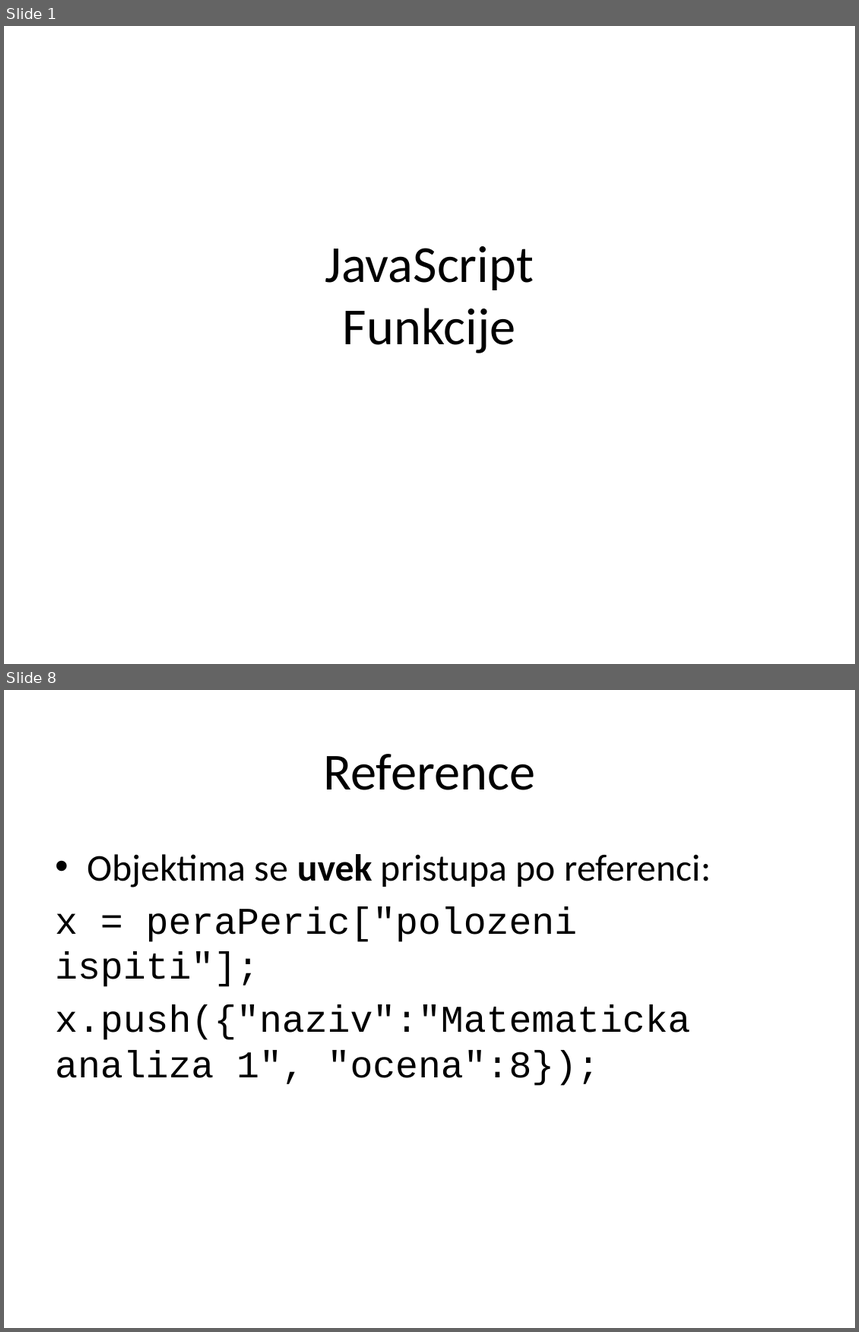
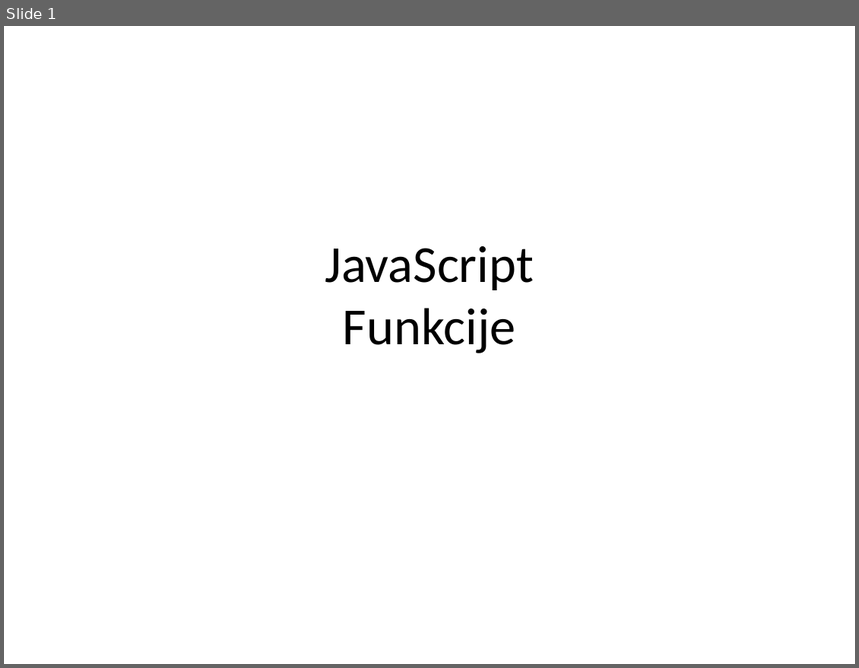
Before and after one commit to XWS2016/JavaScript, a slide deck: 02_Funkcije/JavaScript_02_Funkcije.pptx. Shown one above the other, each under a label of ours: slides 1 and 8 before the commit, slide 1 after it; the slides between them are not shown. The pictures are 859x1332 and 859x668 pixels, drawn with LibreOffice and Linux fonts; fonts in the diff are those of the drawing. Boxes give left, top, right and bottom in pixels: in the first picture for what was removed or moved away, otherwise in the second. Text is boxed around its words. In the diff, an @@ line names an element or a change of style, - is before the commit and + after.

```diff
--- a/02_Funkcije/JavaScript_02_Funkcije.pptx
+++ b/02_Funkcije/JavaScript_02_Funkcije.pptx
@@ slide 8 removed at [4, 690, 855, 1328], background #FFFFFF @@
@@ title removed at [324, 754, 536, 790] @@
-Reference
@@ text removed at [55, 854, 711, 1086] @@
-• Objektima se uvek pristupa po referenci:
-x = peraPeric["polozeni ispiti"];
-x.push({"naziv":"Matematicka analiza 1", "ocena":8});
```
Also in this commit, not shown: 2 slides changed, 31 slides added, 10 other slides removed, 13 other files.
